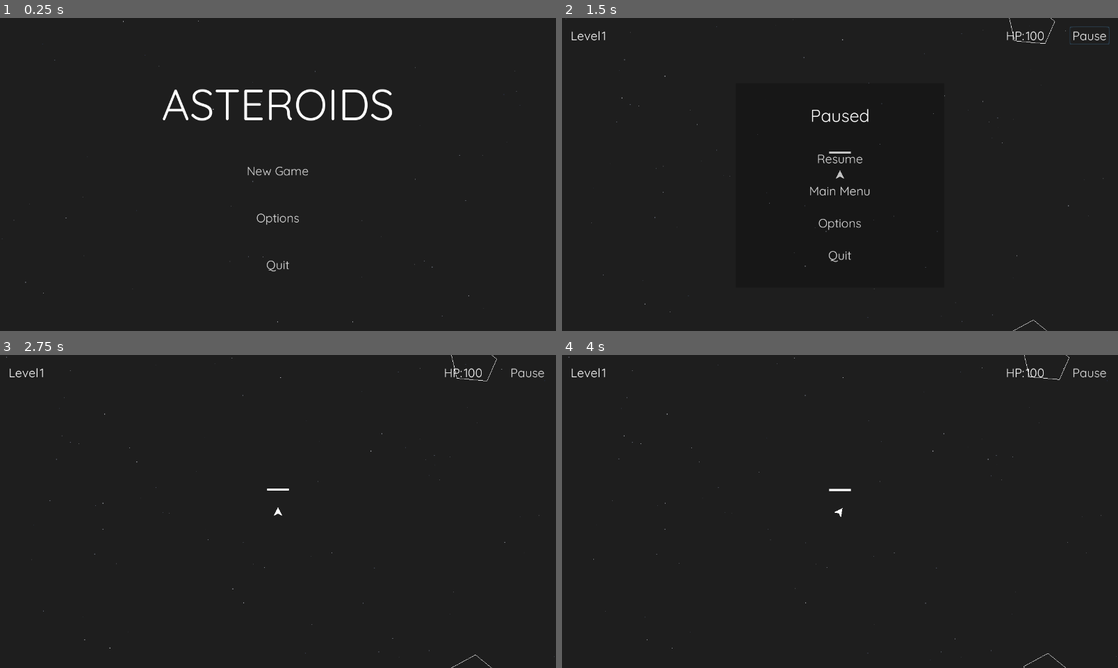
Above: before the commit, frames 1-4 (two rows, left to right).
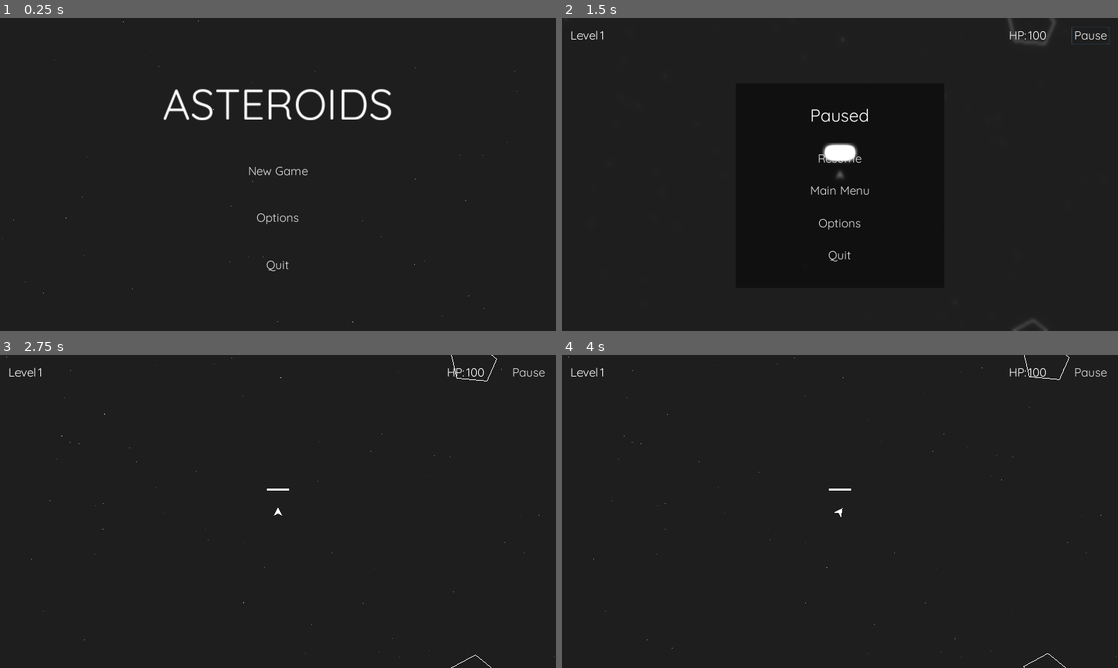
Above: after the commit, the same moments.

Repository: raccone/Asteroids
Game: Godot game, scene res://MainScene.tscn
Two runs of this game, one before a commit and one after it. Both use one fixed random seed, a clock stepped at 60 frames per second and the inputs below. Sound files missing from this copy of the repository are replaced by a short silence.
Inputs (mouse positions are in pixels of both pictures, inside the frame that each line leads up to):
- Up to frame 1 (0.25 s): no input
- Up to frame 2 (1.5 s): click "New Game" at 0.5 s; click "Pause" at 1.25 s
- Up to frame 3 (2.75 s): click "Resume" at 2 s
- Up to frame 4 (4 s): tap Enter at 2.75 s; move the mouse to (962, 495) at 2.77 s; hold Right (ui_right) 2.78-3.53 s; tap T (camera_toggle) at 2.85, 3.6 s; click (962, 495) at 2.92 s; move the mouse to (728, 527) at 3.52 s; hold Left (ui_left) from 3.53 s (still down); click (728, 527) at 3.67 s

The runs differ from the first frame. In frame 1, 1.0% of the frame differs, in the area x 0-93%, y 0-98%; in frame 2, 1.3%, in the area x 1-98%, y 0-100%; in frame 3, 0.4%; in frame 4, 0.4%.

Commit message:
Fix resolution
Fixed issues with resolution compatibility.

Diff:
--- a/Asteroids/AndroidUI.tscn
+++ b/Asteroids/AndroidUI.tscn
@@ -17,29 +17,31 @@
 margin_top = 30.0
 margin_right = -30.0
 margin_bottom = -30.0
-mouse_filter = 1
+mouse_filter = 2
 script = ExtResource( 1 )
 __meta__ = {
 "_edit_use_anchors_": false
 }
 
 [node name="VBoxContainer" type="VBoxContainer" parent="."]
-margin_right = 964.0
-margin_bottom = 540.0
+margin_right = 1220.0
+margin_bottom = 660.0
+mouse_filter = 2
 size_flags_horizontal = 3
 size_flags_vertical = 3
 
 [node name="PushToBottom" type="Control" parent="VBoxContainer"]
-margin_right = 964.0
-margin_bottom = 236.0
-mouse_filter = 1
+margin_right = 1220.0
+margin_bottom = 356.0
+mouse_filter = 2
 size_flags_horizontal = 3
 size_flags_vertical = 3
 
 [node name="Commands" type="HBoxContainer" parent="VBoxContainer"]
-margin_top = 240.0
-margin_right = 964.0
-margin_bottom = 540.0
+margin_top = 360.0
+margin_right = 1220.0
+margin_bottom = 660.0
+mouse_filter = 2
 size_flags_horizontal = 3
 
 [node name="Fire" type="CenterContainer" parent="VBoxContainer/Commands"]
@@ -59,15 +61,15 @@
 
 [node name="PushAside" type="Control" parent="VBoxContainer/Commands"]
 margin_left = 154.0
-margin_right = 510.0
+margin_right = 766.0
 margin_bottom = 300.0
-mouse_filter = 1
+mouse_filter = 2
 size_flags_horizontal = 3
 size_flags_vertical = 3
 
 [node name="Move" type="Control" parent="VBoxContainer/Commands"]
-margin_left = 514.0
-margin_right = 964.0
+margin_left = 770.0
+margin_right = 1220.0
 margin_bottom = 300.0
 rect_min_size = Vector2( 450, 300 )
 mouse_filter = 1
--- a/Asteroids/Asteroid.gd
+++ b/Asteroids/Asteroid.gd
@@ -20,7 +20,7 @@
 var min_velocity = 5
 var max_velocity = 20
 
-onready var CAMERA_NODE = get_node("/root/Control/Viewport/Camera2D")
+onready var CAMERA_NODE = get_node("/root/Control/Camera2D")
 onready var COLLISION_NODE = $MainCollision
 onready var LIFEBAR_NODE = $LifeBar
 onready var EXPLOSION_NODE = $Explosion
@@ -32,8 +32,8 @@
 
 func _ready():
 	lifePoints *= scl
-	screen_w = get_viewport().size.x
-	screen_h = get_viewport().size.y
+	screen_w = ProjectSettings.get_setting("display/window/size/width")
+	screen_h = ProjectSettings.get_setting("display/window/size/height")
 
 
 func draw_shape(x: Vector2):
--- a/Asteroids/Camera2D.gd
+++ b/Asteroids/Camera2D.gd
@@ -9,15 +9,17 @@
 
 onready var GLOBALS = get_node("/root/GlobalVariables")
 
-onready var COLOR_NODE = get_node("/root/Control/ColorRect")
 onready var CONTROL_NODE = get_node("/root/Control")
+onready var COLOR_NODE = $GuiCanvas/ColorRect
 onready var SHAKETIMER_NODE = $ShakeTimer
 onready var PLAYERTIMER_NODE = $PlayerTimer
 
 
 func _ready():
 	COLOR_NODE.hide()
-	position = get_viewport().size/2
+	var screen_width = ProjectSettings.get_setting("display/window/size/width")
+	var screen_height = ProjectSettings.get_setting("display/window/size/height")
+	position = Vector2(screen_width/2, screen_height/2)
 
 
 func _process(delta):
--- a/Asteroids/Cleared.gd
+++ b/Asteroids/Cleared.gd
@@ -4,7 +4,7 @@
 signal over
 
 onready var CONTROL_NODE = get_node("/root/Control")
-onready var ENEMY_NODE = get_node("/root/Control/Viewport/Camera2D/Game/Enemy")
+onready var ENEMY_NODE = get_node("/root/Control/Camera2D/Game/Enemy")
 onready var BUTTON_NODE = $VBoxContainer/Button
 onready var QUIT_NODE = $VBoxContainer/Quit
 onready var LABEL_NODE = $VBoxContainer/Label
--- a/Asteroids/Enemy.gd
+++ b/Asteroids/Enemy.gd
@@ -15,8 +15,8 @@
 signal stop
 
 onready var CONTROL_NODE = get_node("/root/Control")
-onready var BULLETS_NODE = get_node("/root/Control/Viewport/Camera2D/Game/Bullets")
-onready var CAMERA_NODE = get_node("/root/Control/Viewport/Camera2D")
+onready var BULLETS_NODE = get_node("/root/Control/Camera2D/Game/Bullets")
+onready var CAMERA_NODE = get_node("/root/Control/Camera2D")
 onready var LIFEBAR_NODE = $LifeBar
 onready var TIMER_NODE = $Timer
 onready var DAMAGETIMER_NODE = $DamageTimer
--- a/Asteroids/LifeBar.gd
+++ b/Asteroids/LifeBar.gd
@@ -20,8 +20,8 @@
 
 
 func _ready():
-	screen_w = get_viewport().size.x
-	screen_h = get_viewport().size.y
+	screen_w = ProjectSettings.get_setting("display/window/size/width")
+	screen_h = ProjectSettings.get_setting("display/window/size/height")
 	hide()
 	length = get_parent().lifePoints
 	pos = get_parent().global_position
--- a/Asteroids/Main Menu.gd
+++ b/Asteroids/Main Menu.gd
@@ -4,12 +4,14 @@
 
 var camera_offset = 0
 
-onready var CAMERA_NODE = get_node("/root/MainScene/Viewport/Camera2D")
+onready var CAMERA_NODE = get_node("/root/MainScene/Camera2D")
 onready var STARS_NODE = $Stars
 
 
 func _ready():
-	var camera_position = get_viewport().size / 2
+	var screen_w = ProjectSettings.get_setting("display/window/size/width")
+	var screen_h = ProjectSettings.get_setting("display/window/size/height")
+	var camera_position = Vector2(screen_w, screen_h) / 2
 	CAMERA_NODE.position = camera_position
 	var rect = STARS_NODE.visibility_rect.grow_individual(0,0,1280,0)
 	STARS_NODE.visibility_rect = rect
--- a/Asteroids/Main Menu.tscn
+++ b/Asteroids/Main Menu.tscn
@@ -10,6 +10,7 @@
 
 [sub_resource type="DynamicFont" id=2]
 size = 100
+use_filter = true
 font_data = SubResource( 1 )
 
 [node name="Main Menu" type="Control"]
@@ -24,6 +25,9 @@
 anchor_right = 2.0
 anchor_bottom = 1.0
 color = Color( 0.121569, 0.121569, 0.121569, 1 )
+__meta__ = {
+"_edit_use_anchors_": false
+}
 
 [node name="Stars" parent="." instance=ExtResource( 1 )]
 
@@ -89,15 +93,16 @@
 anchor_left = 1.0
 anchor_right = 2.0
 anchor_bottom = 1.0
-margin_left = 500.0
+margin_left = 400.0
 margin_top = 150.0
-margin_right = -500.0
+margin_right = -400.0
 margin_bottom = -100.0
 __meta__ = {
 "_edit_use_anchors_": false
 }
 
 [node name="Options" parent="OptionsContainer" instance=ExtResource( 4 )]
+margin_right = 480.0
 [connection signal="pressed" from="MenuContainer/VBoxContainer/NewGame" to="." method="_on_NewGame_pressed"]
 [connection signal="pressed" from="MenuContainer/VBoxContainer/Options" to="." method="_on_Options_pressed"]
 [connection signal="pressed" from="MenuContainer/VBoxContainer/Quit" to="." method="_on_Quit_pressed"]
--- a/Asteroids/MainScene.tscn
+++ b/Asteroids/MainScene.tscn
@@ -2,20 +2,11 @@
 
 [ext_resource path="res://Main Menu.tscn" type="PackedScene" id=1]
 
-[node name="MainScene" type="ViewportContainer"]
+[node name="MainScene" type="Control"]
 anchor_right = 1.0
 anchor_bottom = 1.0
-stretch = true
-__meta__ = {
-"_edit_use_anchors_": false
-}
 
-[node name="Viewport" type="Viewport" parent="."]
-size = Vector2( 1280, 720 )
-handle_input_locally = false
-render_target_update_mode = 3
-
-[node name="Camera2D" type="Camera2D" parent="Viewport"]
+[node name="Camera2D" type="Camera2D" parent="."]
 current = true
 
-[node name="Main Menu" parent="Viewport" instance=ExtResource( 1 )]
+[node name="Main Menu" parent="." instance=ExtResource( 1 )]
--- a/Asteroids/MenuTopBar.gd
+++ b/Asteroids/MenuTopBar.gd
@@ -11,9 +11,11 @@
 onready var PAUSE_NODE = $PauseMenu
 onready var OPTIONS_NODE = $PauseMenu/Options
 onready var PAUSE_MENU_NODE = $PauseMenu/VBoxContainer
+onready var BLUR_NODE = $Blur
 
 
 func _ready():
+	BLUR_NODE.hide()
 	PAUSE_NODE.hide()
 
 
@@ -41,16 +43,19 @@
 
 
 func _on_PauseButton_pressed():
+	BLUR_NODE.show()
 	PAUSE_NODE.show()
 	get_tree().paused = true
 
 
 func _on_Resume_pressed():
+	BLUR_NODE.hide()
 	PAUSE_NODE.hide()
 	get_tree().paused = false
 
 
 func _on_MainMenu_pressed():
+	BLUR_NODE.hide()
 	PAUSE_NODE.hide()
 	get_tree().paused = false
 	get_tree().change_scene("res://MainScene.tscn")
--- a/Asteroids/MenuTopBar.tscn
+++ b/Asteroids/MenuTopBar.tscn
@@ -1,25 +1,46 @@
-[gd_scene load_steps=8 format=2]
+[gd_scene load_steps=10 format=2]
 
 [ext_resource path="res://font/VCR_OSD_MONO_1.001.ttf" type="DynamicFontData" id=2]
 [ext_resource path="res://font/TextFont.tres" type="DynamicFont" id=3]
 [ext_resource path="res://MenuTopBar.gd" type="Script" id=4]
 [ext_resource path="res://Options.tscn" type="PackedScene" id=5]
 
-[sub_resource type="DynamicFont" id=1]
+[sub_resource type="Shader" id=1]
+code = "shader_type canvas_item;
+
+uniform float amount: hint_range(0.0, 5.0);
+
+void fragment() {
+	COLOR.rgb = textureLod(SCREEN_TEXTURE, SCREEN_UV, amount).rgb;
+}"
+
+[sub_resource type="ShaderMaterial" id=2]
+shader = SubResource( 1 )
+shader_param/amount = 1.3
+
+[sub_resource type="DynamicFont" id=3]
 size = 21
 font_data = ExtResource( 2 )
 
-[sub_resource type="DynamicFontData" id=2]
+[sub_resource type="DynamicFontData" id=4]
 font_path = "res://font/Quicksand-Regular.ttf"
 
-[sub_resource type="DynamicFont" id=3]
+[sub_resource type="DynamicFont" id=5]
 size = 40
-font_data = SubResource( 2 )
+font_data = SubResource( 4 )
 
 [node name="MenuTopBar" type="Control"]
 anchor_right = 1.0
 anchor_bottom = 1.0
 script = ExtResource( 4 )
+__meta__ = {
+"_edit_use_anchors_": false
+}
+
+[node name="Blur" type="ColorRect" parent="."]
+material = SubResource( 2 )
+anchor_right = 1.0
+anchor_bottom = 1.0
 __meta__ = {
 "_edit_use_anchors_": false
 }
@@ -109,7 +130,7 @@
 [node name="ColorRect" type="ColorRect" parent="PauseMenu"]
 margin_right = 480.0
 margin_bottom = 470.0
-color = Color( 0, 0, 0, 0.235294 )
+color = Color( 0, 0, 0, 0.470588 )
 
 [node name="VBoxContainer" type="VBoxContainer" parent="PauseMenu"]
 margin_right = 480.0
--- a/Asteroids/Options.tscn
+++ b/Asteroids/Options.tscn
@@ -23,8 +23,8 @@
 }
 
 [node name="Label" type="Label" parent="."]
-margin_right = 280.0
-margin_bottom = 113.0
+margin_right = 304.0
+margin_bottom = 117.0
 size_flags_vertical = 7
 custom_fonts/font = SubResource( 2 )
 text = "Options"
@@ -32,14 +32,14 @@
 valign = 1
 
 [node name="VolumeContainer" type="VBoxContainer" parent="."]
-margin_top = 117.0
-margin_right = 280.0
-margin_bottom = 239.0
+margin_top = 121.0
+margin_right = 304.0
+margin_bottom = 238.0
 size_flags_vertical = 3
 
 [node name="Volume" type="Label" parent="VolumeContainer"]
-margin_right = 280.0
-margin_bottom = 35.0
+margin_right = 304.0
+margin_bottom = 36.0
 size_flags_vertical = 3
 custom_fonts/font = ExtResource( 1 )
 text = "Volume"
@@ -47,79 +47,86 @@
 valign = 2
 
 [node name="Sounds" type="HBoxContainer" parent="VolumeContainer"]
-margin_top = 39.0
-margin_right = 280.0
-margin_bottom = 64.0
+margin_top = 40.0
+margin_right = 304.0
+margin_bottom = 76.0
 size_flags_vertical = 3
 
 [node name="SoundsLabel" type="Label" parent="VolumeContainer/Sounds"]
-margin_right = 67.0
-margin_bottom = 25.0
+margin_top = 5.0
+margin_right = 100.0
+margin_bottom = 30.0
+rect_min_size = Vector2( 80, 0 )
+size_flags_horizontal = 3
+size_flags_stretch_ratio = 0.5
 custom_fonts/font = SubResource( 3 )
 text = "Sounds"
 
 [node name="SoundsSlider" type="HSlider" parent="VolumeContainer/Sounds"]
-margin_left = 80.0
-margin_right = 280.0
-margin_bottom = 25.0
-rect_min_size = Vector2( 200, 0 )
-size_flags_horizontal = 10
+margin_left = 104.0
+margin_right = 304.0
+margin_bottom = 36.0
+size_flags_horizontal = 11
 size_flags_vertical = 1
 value = 100.0
 rounded = true
 
 [node name="Music" type="HBoxContainer" parent="VolumeContainer"]
+visible = false
 margin_top = 68.0
-margin_right = 280.0
+margin_right = 304.0
 margin_bottom = 93.0
 size_flags_vertical = 3
 
 [node name="MusicLabel" type="Label" parent="VolumeContainer/Music"]
-margin_right = 51.0
+margin_right = 100.0
 margin_bottom = 25.0
+size_flags_horizontal = 3
+size_flags_stretch_ratio = 0.5
 custom_fonts/font = SubResource( 3 )
 text = "Music"
 
 [node name="MusicSlider" type="HSlider" parent="VolumeContainer/Music"]
-margin_left = 80.0
-margin_right = 280.0
+margin_left = 104.0
+margin_right = 304.0
 margin_bottom = 25.0
-rect_min_size = Vector2( 200, 0 )
-size_flags_horizontal = 10
+size_flags_horizontal = 11
 size_flags_vertical = 1
 value = 100.0
 rounded = true
 
 [node name="Master" type="HBoxContainer" parent="VolumeContainer"]
-margin_top = 97.0
-margin_right = 280.0
-margin_bottom = 122.0
+margin_top = 80.0
+margin_right = 304.0
+margin_bottom = 117.0
 size_flags_vertical = 3
 
 [node name="MasterLabel" type="Label" parent="VolumeContainer/Master"]
-margin_right = 64.0
-margin_bottom = 25.0
+margin_top = 6.0
+margin_right = 100.0
+margin_bottom = 31.0
+size_flags_horizontal = 3
+size_flags_stretch_ratio = 0.5
 custom_fonts/font = SubResource( 3 )
 text = "Master"
 
 [node name="MasterSlider" type="HSlider" parent="VolumeContainer/Master"]
-margin_left = 80.0
-margin_right = 280.0
-margin_bottom = 25.0
-rect_min_size = Vector2( 200, 0 )
-size_flags_horizontal = 10
+margin_left = 104.0
+margin_right = 304.0
+margin_bottom = 37.0
+size_flags_horizontal = 11
 size_flags_vertical = 1
 value = 100.0
 rounded = true
 
 [node name="VFXContainer" type="VBoxContainer" parent="."]
-margin_top = 243.0
-margin_right = 280.0
-margin_bottom = 366.0
+margin_top = 242.0
+margin_right = 304.0
+margin_bottom = 365.0
 size_flags_vertical = 3
 
 [node name="VFX" type="Label" parent="VFXContainer"]
-margin_right = 280.0
+margin_right = 304.0
 margin_bottom = 35.0
 size_flags_vertical = 3
 custom_fonts/font = ExtResource( 1 )
@@ -129,7 +136,7 @@
 
 [node name="ScreenShake" type="HBoxContainer" parent="VFXContainer"]
 margin_top = 39.0
-margin_right = 280.0
+margin_right = 304.0
 margin_bottom = 79.0
 size_flags_vertical = 3
 __meta__ = {
@@ -144,15 +151,15 @@
 text = "Screen Shaking"
 
 [node name="ShakeButton" type="CheckButton" parent="VFXContainer/ScreenShake"]
-margin_left = 204.0
-margin_right = 280.0
+margin_left = 228.0
+margin_right = 304.0
 margin_bottom = 40.0
 size_flags_horizontal = 10
 align = 2
 
 [node name="ScreenFlashing" type="HBoxContainer" parent="VFXContainer"]
 margin_top = 83.0
-margin_right = 280.0
+margin_right = 304.0
 margin_bottom = 123.0
 size_flags_vertical = 3
 __meta__ = {
@@ -167,16 +174,16 @@
 text = "Screen Flashing"
 
 [node name="FlashButton" type="CheckButton" parent="VFXContainer/ScreenFlashing"]
-margin_left = 204.0
-margin_right = 280.0
+margin_left = 228.0
+margin_right = 304.0
 margin_bottom = 40.0
 size_flags_horizontal = 10
 align = 2
 
 [node name="Back" type="Button" parent="."]
-margin_top = 370.0
-margin_right = 280.0
-margin_bottom = 470.0
+margin_top = 369.0
+margin_right = 304.0
+margin_bottom = 469.0
 rect_min_size = Vector2( 0, 100 )
 custom_fonts/font = ExtResource( 1 )
 text = "Back"
--- a/Asteroids/Ship.gd
+++ b/Asteroids/Ship.gd
@@ -13,9 +13,9 @@
 var is_vulnerable = true
 var alpha = 1
 
-onready var LEVELCOUNTER_NODE = get_node("/root/Control/LevelCounter")
-onready var CLEARED_NODE = get_node("/root/Control/Cleared")
-onready var CAMERA_NODE = get_node("/root/Control/Viewport/Camera2D")
+onready var LEVELCOUNTER_NODE = get_node("/root/Control/Camera2D/GuiCanvas/MenuTopBar")
+onready var CLEARED_NODE = get_node("/root/Control/Camera2D/GuiCanvas/Cleared")
+onready var CAMERA_NODE = get_node("/root/Control/Camera2D")
 onready var LIFEBAR_NODE = $LifeBar
 onready var COLLISION_NODE = $CollisionPolygon2D
 onready var PARTICLES_NODE = $Particles2D
--- a/Asteroids/Viewport.gd
+++ b/Asteroids/Viewport.gd
@@ -1,4 +1,4 @@
-extends ViewportContainer
+extends Control
 
 var Asteroid = load("res://Asteroid.tscn")
 var Ship = load("res://Ship.tscn")
@@ -16,20 +16,19 @@
 signal new_game
 signal next_level
 
-onready var GAME_NODE = get_node("Viewport/Camera2D/Game")
-onready var LEVELCOUNTER_NODE = $LevelCounter
-onready var CLEARED_NODE = $Cleared
-onready var VIEWPORT_NODE = $Viewport
-onready var CAMERA_NODE = $Viewport/Camera2D
-onready var STARS_NODE = $Viewport/Camera2D/Game/Stars
-onready var ASTEROIDS_NODE = $Viewport/Camera2D/Game/Asteroids
-onready var ENEMY_NODE = $Viewport/Camera2D/Game/Enemy
+onready var CAMERA_NODE = $Camera2D
+onready var GAME_NODE = $Camera2D/Game
+onready var STARS_NODE = $Camera2D/Game/Stars
+onready var ASTEROIDS_NODE = $Camera2D/Game/Asteroids
+onready var ENEMY_NODE = $Camera2D/Game/Enemy
+onready var LEVELCOUNTER_NODE = $Camera2D/GuiCanvas/MenuTopBar
+onready var CLEARED_NODE = $Camera2D/GuiCanvas/Cleared
 
 
 func _ready():
 	CAMERA_NODE.set_zoom(Vector2.ONE * 0.01)
-	screen_width = get_viewport().size.x
-	screen_height = get_viewport().size.y
+	screen_width = ProjectSettings.get_setting("display/window/size/width")
+	screen_height = ProjectSettings.get_setting("display/window/size/height")
 	randomize()
 	level = 1
 	LEVELCOUNTER_NODE.emit_signal("update_level",level)
--- a/Asteroids/Viewport.tscn
+++ b/Asteroids/Viewport.tscn
@@ -7,7 +7,7 @@
 [ext_resource path="res://MenuTopBar.tscn" type="PackedScene" id=5]
 [ext_resource path="res://Camera2D.gd" type="Script" id=6]
 
-[node name="Control" type="ViewportContainer"]
+[node name="Control" type="Control"]
 anchor_right = 1.0
 anchor_bottom = 1.0
 mouse_filter = 1
@@ -16,47 +16,25 @@
 "_edit_use_anchors_": false
 }
 
-[node name="Viewport" type="Viewport" parent="."]
-size = Vector2( 1280, 720 )
-size_override_stretch = true
-transparent_bg = true
-handle_input_locally = false
-hdr = false
-disable_3d = true
-usage = 0
-render_target_update_mode = 3
-audio_listener_enable_2d = true
-gui_disable_input = true
-
-[node name="Camera2D" type="Camera2D" parent="Viewport"]
+[node name="Camera2D" type="Camera2D" parent="."]
 current = true
 script = ExtResource( 6 )
 
-[node name="Game" parent="Viewport/Camera2D" instance=ExtResource( 1 )]
+[node name="Game" parent="Camera2D" instance=ExtResource( 1 )]
 
-[node name="ShakeTimer" type="Timer" parent="Viewport/Camera2D"]
+[node name="ShakeTimer" type="Timer" parent="Camera2D"]
 wait_time = 0.4
 one_shot = true
 
-[node name="PlayerTimer" type="Timer" parent="Viewport/Camera2D"]
+[node name="PlayerTimer" type="Timer" parent="Camera2D"]
 wait_time = 0.4
 one_shot = true
 
-[node name="AndroidUI" parent="." instance=ExtResource( 3 )]
-size_flags_horizontal = 3
-size_flags_vertical = 3
+[node name="GuiCanvas" type="CanvasLayer" parent="Camera2D"]
 
-[node name="Cleared" parent="." instance=ExtResource( 4 )]
-
-[node name="LevelCounter" parent="." instance=ExtResource( 5 )]
-
-[node name="ColorRect" type="ColorRect" parent="."]
+[node name="ColorRect" type="ColorRect" parent="Camera2D/GuiCanvas"]
 anchor_right = 1.0
 anchor_bottom = 1.0
-margin_left = -100.0
-margin_top = -100.0
-margin_right = 100.0
-margin_bottom = 100.0
 mouse_filter = 2
 size_flags_horizontal = 3
 size_flags_vertical = 3
@@ -64,6 +42,12 @@
 __meta__ = {
 "_edit_lock_": true
 }
+
+[node name="Cleared" parent="Camera2D/GuiCanvas" instance=ExtResource( 4 )]
+
+[node name="MenuTopBar" parent="Camera2D/GuiCanvas" instance=ExtResource( 5 )]
+
+[node name="AndroidUI" parent="Camera2D/GuiCanvas" instance=ExtResource( 3 )]
 [connection signal="new_game" from="." to="." method="_on_Control_new_game"]
 [connection signal="next_level" from="." to="." method="_on_Control_next_level"]
-[connection signal="timeout" from="Viewport/Camera2D/PlayerTimer" to="Viewport/Camera2D" method="_on_PlayerTimer_timeout"]
+[connection signal="timeout" from="Camera2D/PlayerTimer" to="Camera2D" method="_on_PlayerTimer_timeout"]
--- /dev/null
+++ b/Asteroids/ViewportMainMenu.gd
@@ -0,0 +1,18 @@
+extends Viewport
+
+
+# Declare member variables here. Examples:
+# var a = 2
+# var b = "text"
+
+
+# Called when the node enters the scene tree for the first time.
+func _ready():
+	print(size)
+#	set_size(OS.get_window_size())
+	print(size)
+
+
+# Called every frame. 'delta' is the elapsed time since the previous frame.
+#func _process(delta):
+#	pass
--- a/Asteroids/Wrapper.gd
+++ b/Asteroids/Wrapper.gd
@@ -23,6 +23,6 @@
 
 
 func _process(delta):
-	var screen_width = get_viewport().size.x
-	var screen_height = get_viewport().size.y
+	var screen_width = ProjectSettings.get_setting("display/window/size/width")
+	var screen_height = ProjectSettings.get_setting("display/window/size/height")
 	warp(screen_width, screen_height)
--- /dev/null
+++ b/Asteroids/font/TextFont - Copia.tres
@@ -0,0 +1,8 @@
+[gd_resource type="DynamicFont" load_steps=2 format=2]
+
+[sub_resource type="DynamicFontData" id=1]
+font_path = "res://font/Quicksand-Regular.ttf"
+
+[resource]
+size = 28
+font_data = SubResource( 1 )
--- a/Asteroids/project.godot
+++ b/Asteroids/project.godot
@@ -17,7 +17,6 @@
 
 config/name="Asteroids"
 run/main_scene="res://MainScene.tscn"
-config/icon="res://icon.png"
 
 [autoload]
 
@@ -27,9 +26,9 @@
 
 window/size/width=1280
 window/size/height=720
-window/size/resizable=false
 window/dpi/allow_hidpi=true
-window/stretch/mode="viewport"
+window/stretch/mode="2d"
+window/stretch/aspect="keep"
 
 [input]
 
@@ -62,8 +61,4 @@
 
 [rendering]
 
-limits/buffers/blend_shape_max_buffer_size_kb=4
-limits/buffers/canvas_polygon_buffer_size_kb=8
-limits/buffers/canvas_polygon_index_buffer_size_kb=4
-limits/buffers/immediate_buffer_size_kb=4
 environment/default_environment="res://default_env.tres"
Binary file added: Asteroids/Asteroids.png
Not shown, added: Asteroids/Asteroids.png.import
Not shown: 2 places in Asteroids/MenuTopBar.tscn that only renumber resources
Binary file added: Asteroids/favicon.png
Not shown, added: Asteroids/favicon.png.import
Binary file removed: Asteroids/icon.png
Not shown, removed: Asteroids/icon.png.import
Not shown, changed: Asteroids/Asteroids.exe
Not shown, added: Asteroids/Asteroids.js
Not shown, changed: Asteroids/Asteroids.pck
Not shown, added: Asteroids/Asteroids.wasm
